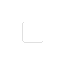
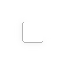
Comparing the layer stacks of the two (64, 64) images. Changes:
added layer "Layer 2 copy" above "Layer 2" over [22, 22, 43, 43]
"Layer 2": opacity 100% → 60%, painted on it over [19, 21, 44, 46]
